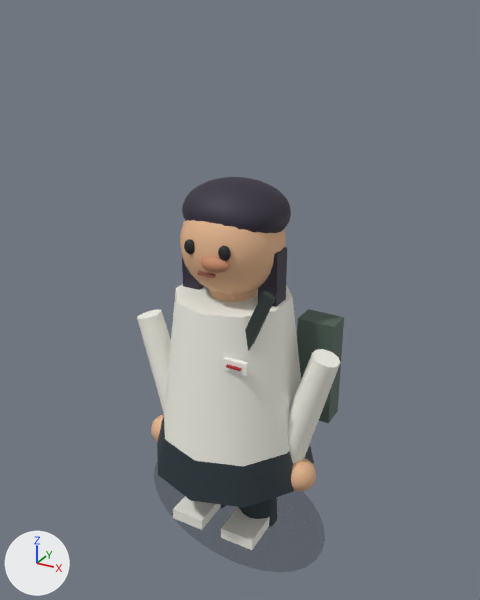
The glTF model public/assets/game/models/players/player_female_white.glb as it was, and as the next commit left it.
The view is the same before and after, from a 50 mm lens placed at (0.894, -1.584, 1.586), pointed at (-0.006, 0.053, 0.767). The axes (+X, +Y, +Z) are drawn at lower left. The lights are the same throughout. The older version comes first. Where no turn or scale is listed for an object, it has been applied to the vertices. Vertices at exactly the same position are counted once.

Objects in the first picture: 'arm_-0.255', 'arm_0.255', 'bag_strap', 'contact_shadow', 'eye_-0.055', 'eye_0.055', 'hair_cap', 'hand_-0.255', 'hand_0.255', 'head', 'leg_0.095', 'mouth', 'neck', 'nose', 'shoe_-0.095', 'shoe_0.095', 'shoulder_bag', 'side_hair_-0.13', 'side_hair_0.13', 'skirt', 'torso' and 2 more.
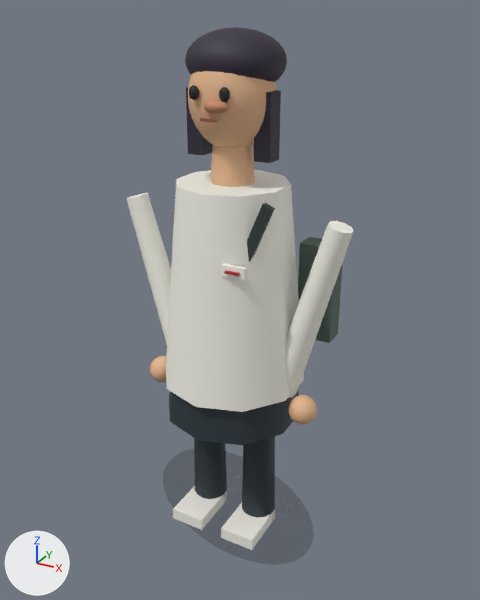
Where the newer file only moved an object's origin or applied its transform, the numbers keep the older frame.

Pixel boxes [x1, y1, x2, y2] of what changed, in the pictures (480 x 600 px):
'torso', moved, rescaled: before [164, 284, 301, 466]; after [166, 170, 304, 412]
'skirt', reshaped, moved: before [157, 415, 314, 508]; after [169, 390, 299, 445]
'head', moved, rescaled (16% narrower): before [180, 220, 286, 295]; after [188, 71, 277, 148]
'hair_cap', moved, rescaled (6% narrower): before [182, 177, 291, 233]; after [185, 27, 287, 82]
'arm_0.255', reshaped, moved (28% wider, 53% taller): before [288, 349, 340, 464]; after [286, 221, 353, 398]
'arm_-0.255', reshaped, moved (29% wider, 46% taller): before [137, 309, 171, 412]; after [127, 193, 171, 344]
'shoulder_bag', moved, rescaled (7% shorter): before [297, 309, 344, 423]; after [298, 237, 343, 343]
'leg_0.095', moved, rescaled: before [240, 498, 274, 528]; after [242, 436, 275, 517]
'side_hair_0.13', moved, rescaled: before [258, 247, 287, 307]; after [254, 90, 281, 163]
'neck', moved: before [209, 289, 257, 302]; after [211, 144, 255, 187]
'hand_0.255', moved: before [291, 458, 316, 491]; after [288, 395, 317, 424]
'side_hair_-0.13', moved, rescaled: before [182, 257, 205, 290]; after [186, 87, 213, 155]
'nose', moved, rescaled (13% narrower, 11% shorter): before [200, 256, 230, 273]; after [203, 99, 229, 114]
'hand_-0.255', moved: before [151, 414, 164, 442]; after [150, 356, 166, 382]
'eye_0.055', moved, rescaled (14% narrower): before [218, 246, 231, 261]; after [219, 87, 230, 102]
'eye_-0.055', moved, rescaled (8% narrower): before [184, 239, 195, 255]; after [189, 85, 199, 100]
'mouth', moved: before [198, 271, 215, 278]; after [200, 118, 217, 123]
'leg_-0.095', unchanged, uncovered by the edit: before [220, 505, 226, 509]; after [194, 438, 226, 499]

What changed in the scene script:
```text
Change me_mesh_3:
    remove me_mesh_3.from_pydata(...)  # 32 vertices, 56 faces; spans x -0.064..0.064, y -0.066..0.066, z -0.206..0.206
    add me_mesh_3.from_pydata(...)  # 32 vertices, 56 faces; spans x -0.055..0.055, y -0.057..0.057, z -0.304..0.304
    me_mesh_3 part 1: the whole mesh is scaled about its middle by (0.873, 0.873, 1.48)
Change me_mesh_5:
    remove me_mesh_5.from_pydata(...)  # 24 vertices, 40 faces; spans x -0.252..0.252, y -0.265..0.265, z -0.147..0.147
    add me_mesh_5.from_pydata(...)  # 24 vertices, 40 faces; spans x -0.205..0.205, y -0.216..0.216, z -0.186..0.186
    me_mesh_5 part 2: 24 of 24 vertices moved; they spanned x -0.252..0.252, y -0.265..0.265, z -0.147..0.147 and now span x -0.205..0.205, y -0.216..0.216, z -0.186..0.186; mean shift (0.0, 0.004, 0.0)
Change me_mesh_6:
    remove me_mesh_6.from_pydata(...)  # 24 vertices, 40 faces; spans x -0.228..0.228, y -0.24..0.24, z -0.245..0.245
    add me_mesh_6.from_pydata(...)  # 24 vertices, 40 faces; spans x -0.21..0.21, y -0.22..0.22, z -0.304..0.304
    me_mesh_6 part 3: the whole mesh is scaled about its middle by (0.918, 0.918, 1.24)
Change me_mesh_11:
    remove me_mesh_11.from_pydata(...)  # 24 vertices, 40 faces; spans x -0.095..0.103, y -0.051..0.051, z -0.211..0.209
    add me_mesh_11.from_pydata(...)  # 24 vertices, 40 faces; spans x -0.107..0.116, y -0.044..0.044, z -0.275..0.273
    me_mesh_11 part 4: 24 of 24 vertices moved; they spanned x -0.095..0.103, y -0.051..0.051, z -0.211..0.209 and now span x -0.107..0.116, y -0.044..0.044, z -0.275..0.273; mean shift (0.0, 0.001, 0.0)
Change me_mesh_13:
    remove me_mesh_13.from_pydata(...)  # 24 vertices, 40 faces; spans x -0.103..0.095, y -0.051..0.051, z -0.211..0.209
    add me_mesh_13.from_pydata(...)  # 24 vertices, 40 faces; spans x -0.116..0.107, y -0.044..0.044, z -0.275..0.273
    me_mesh_13 part 5: 24 of 24 vertices moved; they spanned x -0.103..0.095, y -0.051..0.051, z -0.211..0.209 and now span x -0.116..0.107, y -0.044..0.044, z -0.275..0.273; mean shift (0.0, 0.001, 0.0)
Change me_mesh_15:
    remove me_mesh_15.from_pydata(...)  # 377 vertices, 720 faces; spans x -0.152..0.152, y -0.152..0.152, z -0.152..0.152
    add me_mesh_15.from_pydata(...)  # 377 vertices, 720 faces; spans x -0.117..0.117, y -0.117..0.117, z 0.264..0.539
    me_mesh_15 part 6: the whole mesh is scaled about its middle by (0.772, 0.772, 0.906), then moved by (0.0, 0.0, 0.402)
Change me_mesh_20:
    remove me_mesh_20.from_pydata(...)  # 377 vertices, 720 faces; spans x -0.159..0.159, y -0.141..0.141, z -0.091..0.091
    add me_mesh_20.from_pydata(...)  # 377 vertices, 720 faces; spans x -0.135..0.135, y -0.123..0.123, z 0.322..0.482
    me_mesh_20 part 7: the whole mesh is scaled about its middle by (0.853, 0.871, 0.881), then moved by (0.0, 0.0, 0.402)
Change ob_leg_0_095:
    ob_leg_0_095.location: (0.093, 0.0, 0.216) -> (0.093, 0.0, 0.333)
Change ob_skirt:
    ob_skirt.location: (0.0, 0.0, 0.382) -> (0.0, 0.0, 0.608)
Change ob_torso:
    ob_torso.location: (0.0, 0.0, 0.568) -> (0.0, 0.0, 0.843)
Change ob_neck:
    ob_neck.location: (0.0, 0.0, 0.813) -> (0.0, 0.0, 1.196)
Change ob_arm__0_255:
    ob_arm__0_255.location: (-0.25, -0.01, 0.48) -> (-0.25, -0.01, 0.804)
Change ob_hand__0_255:
    ob_hand__0_255.location: (-0.25, -0.029, 0.265) -> (-0.25, -0.029, 0.5)
Change ob_arm_0_255:
    ob_arm_0_255.location: (0.25, -0.01, 0.48) -> (0.25, -0.01, 0.804)
Change ob_hand_0_255:
    ob_hand_0_255.location: (0.25, -0.029, 0.265) -> (0.25, -0.029, 0.5)
Change ob_nose:
    ob_nose.location: (0.025, -0.145, 0.975) -> (0.02, -0.12, 1.39)
    ob_nose.scale: (0.045, 0.025, 0.024) -> (0.035, 0.022, 0.018)
Change ob_eye__0_055:
    ob_eye__0_055.location: (-0.055, -0.145, 1.01) -> (-0.045, -0.12, 1.42)
    ob_eye__0_055.scale: (0.018, 0.012, 0.022) -> (0.015, 0.01, 0.018)
Change ob_eye_0_055:
    ob_eye_0_055.location: (0.055, -0.145, 1.01) -> (0.045, -0.12, 1.42)
    ob_eye_0_055.scale: (0.018, 0.012, 0.022) -> (0.015, 0.01, 0.018)
Change ob_mouth:
    ob_mouth.location: (0.0, -0.151, 0.94) -> (0.0, -0.126, 1.355)
Change ob_side_hair__0_13:
    ob_side_hair__0_13.location: (-0.13, 0.0, 0.89) -> (-0.105, 0.0, 1.33)
    ob_side_hair__0_13.scale: (0.06, 0.065, 0.2) -> (0.05, 0.055, 0.18)
Change ob_side_hair_0_13:
    ob_side_hair_0_13.location: (0.13, 0.0, 0.89) -> (0.105, 0.0, 1.33)
    ob_side_hair_0_13.scale: (0.06, 0.065, 0.2) -> (0.05, 0.055, 0.18)
Change ob_shoulder_bag:
    ob_shoulder_bag.location: (0.24, 0.12, 0.58) -> (0.23, 0.12, 0.84)
    ob_shoulder_bag.scale: (0.12, 0.08, 0.34) -> (0.11, 0.07, 0.3)
```
